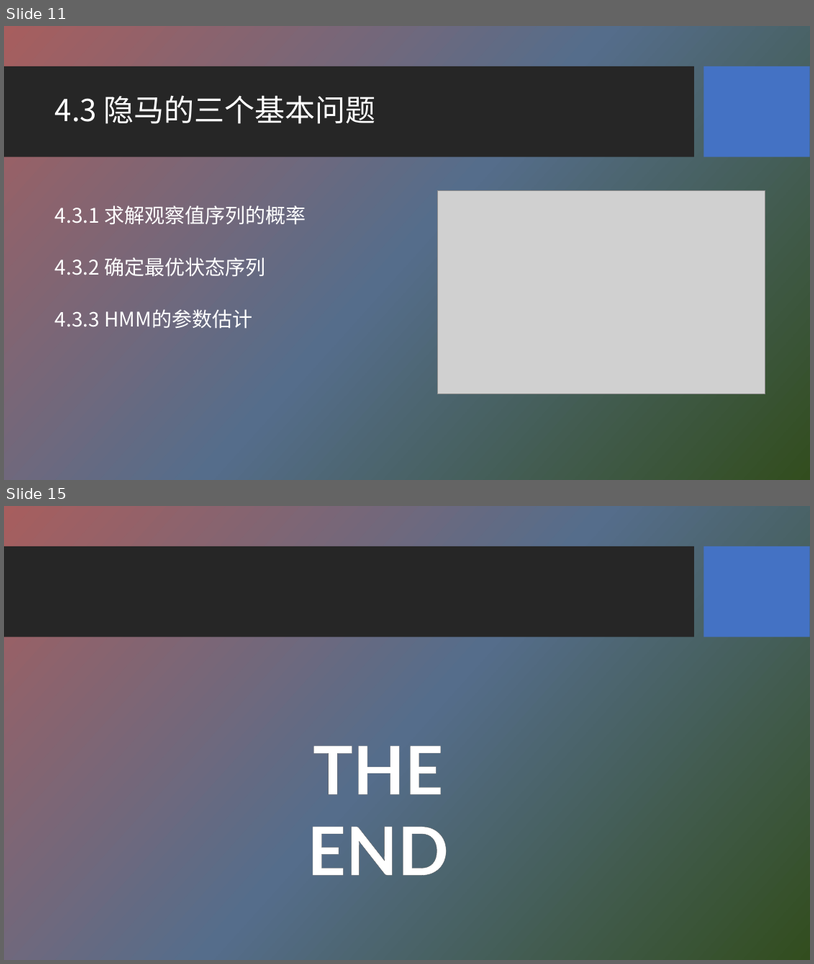
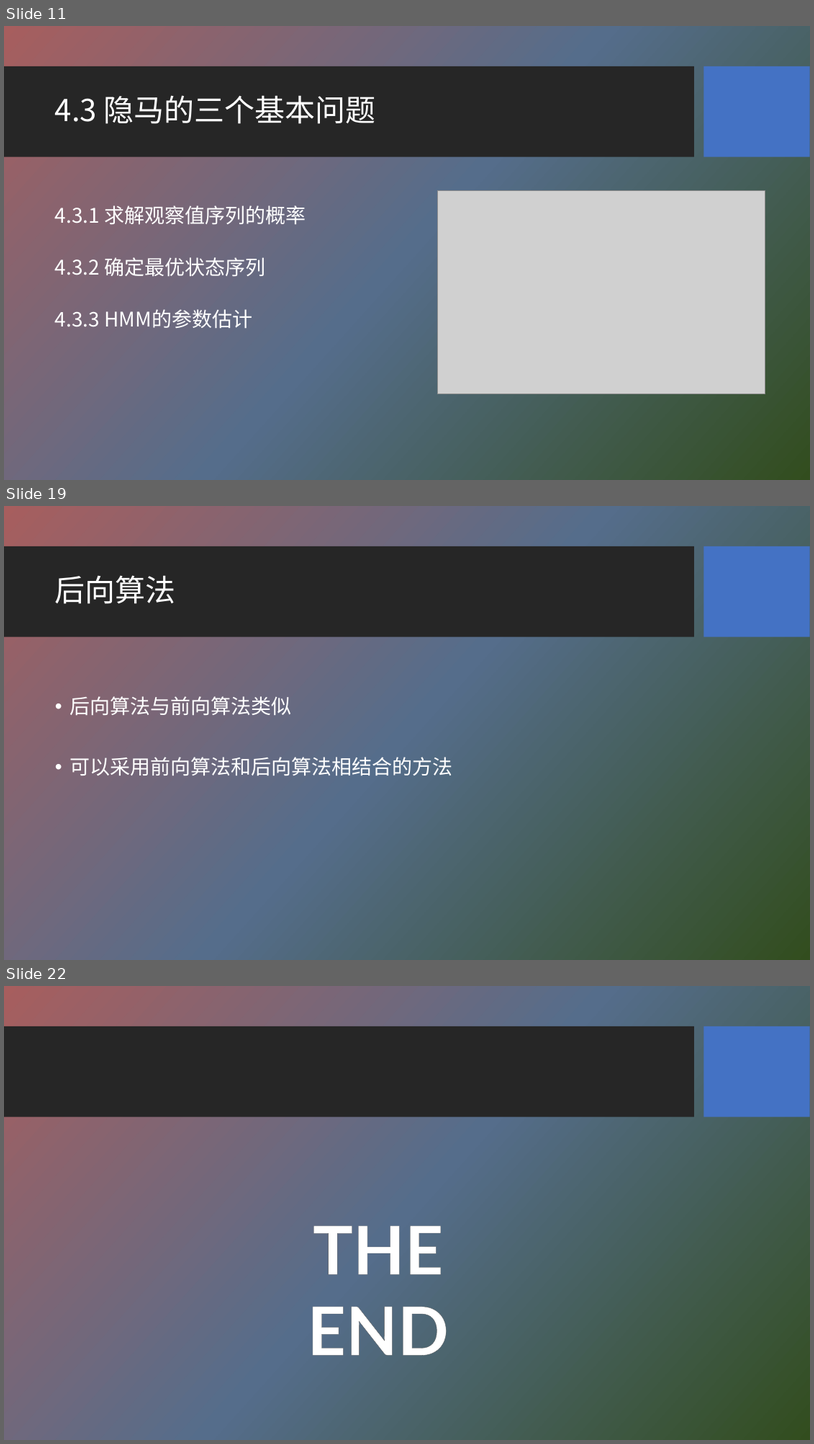
Before and after one commit to HBU/NLP_PPT, a slide deck: PPT-2020/ch04 隐马尔科夫模型.pptx. Shown one above the other, each under a label of ours: slides 11 and 15 before the commit, slides 11, 19 and 22 after it; the slides between them are not shown. The pictures are 814x964 and 814x1444 pixels, drawn with LibreOffice and Linux fonts; fonts in the diff are those of the drawing; grey boxes stand for pictures; background and template pictures are left out. Boxes give left, top, right and bottom in pixels: in the first picture for what was removed or moved away, otherwise in the second. Text is boxed around its words. In the diff, an @@ line names an element or a change of style, - is before the commit and + after.

```diff
--- a/PPT-2020/ch04 隐马尔科夫模型.pptx
+++ b/PPT-2020/ch04 隐马尔科夫模型.pptx
@@ slide 19 added at [4, 506, 810, 960], background picture (left out); not listed: 2 template elements that a slide beside it also shows @@
@@ title added at [55, 575, 176, 604], 36 pt, text #FFFFFF @@
+后向算法
@@ text added at [70, 696, 453, 775], 24 pt, text #FFFFFF @@
+• 后向算法与前向算法类似
+• 可以采用前向算法和后向算法相结合的方法
@@ what was slide 15 is now slide 22 @@
```
Also in this commit, not shown: 3 slides changed, 8 other slides added, 2 slides removed.
